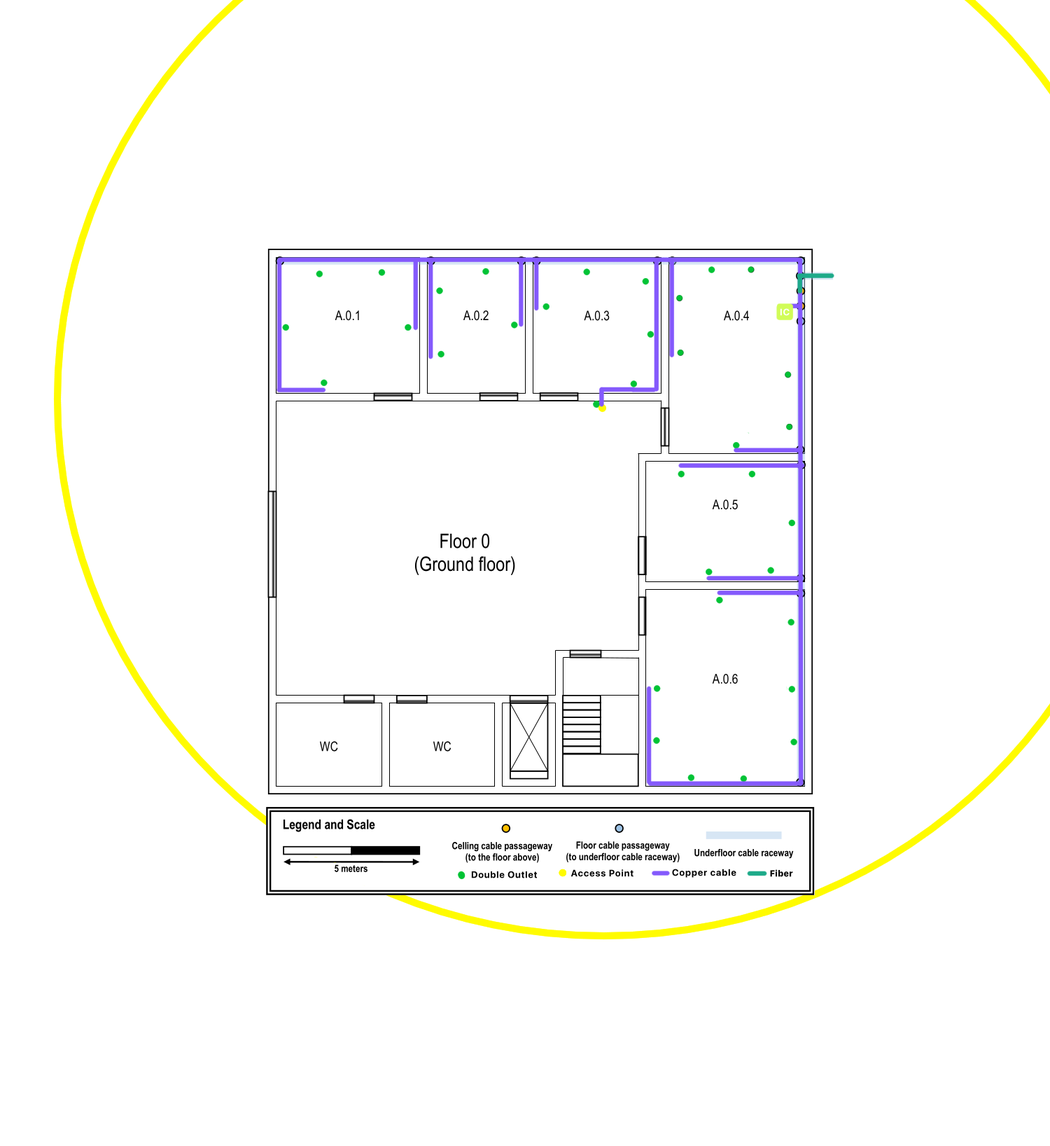
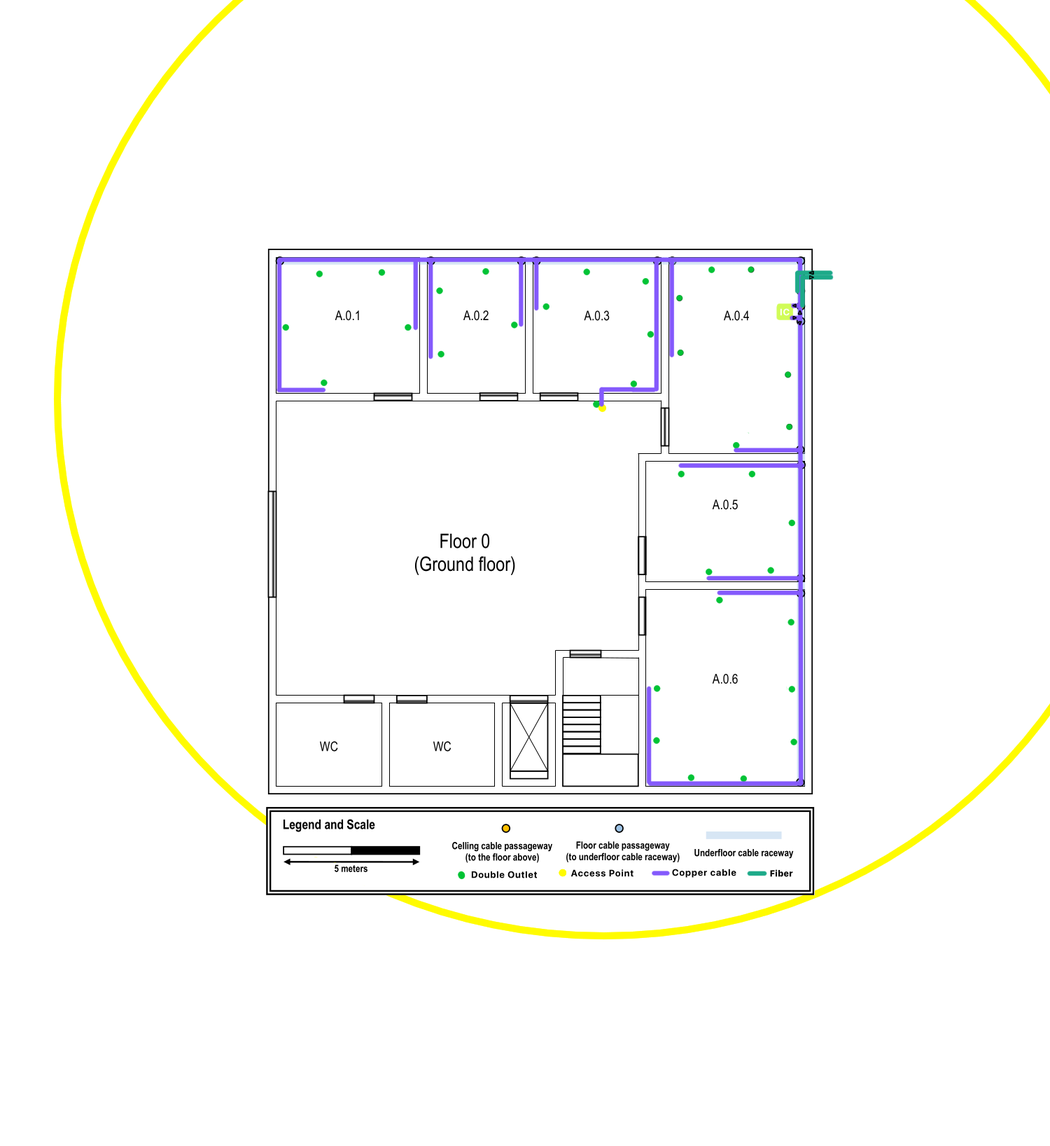
Two versions of the same layered image (1050 × 1146). Layer-by-layer changes:
added layer "Paint Layer 1" above "IC" over [789, 270, 835, 326]
painted on "IC" over [789, 270, 807, 326]
painted on "Fiber" over [789, 270, 835, 326]
painted on "Copper" over [789, 270, 835, 326]
painted on "Access Points" over [789, 270, 835, 326]
painted on "Outlets" over [789, 270, 835, 326]
painted on "Background" over [789, 270, 835, 326]
